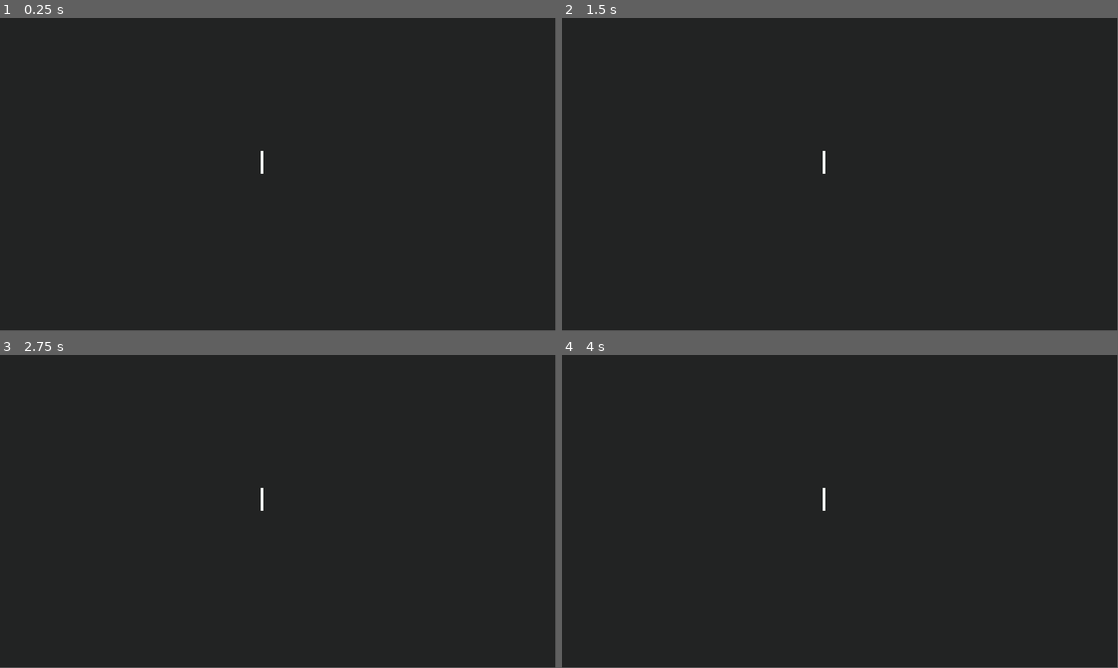
Above: before the commit, frames 1-4 (two rows, left to right).
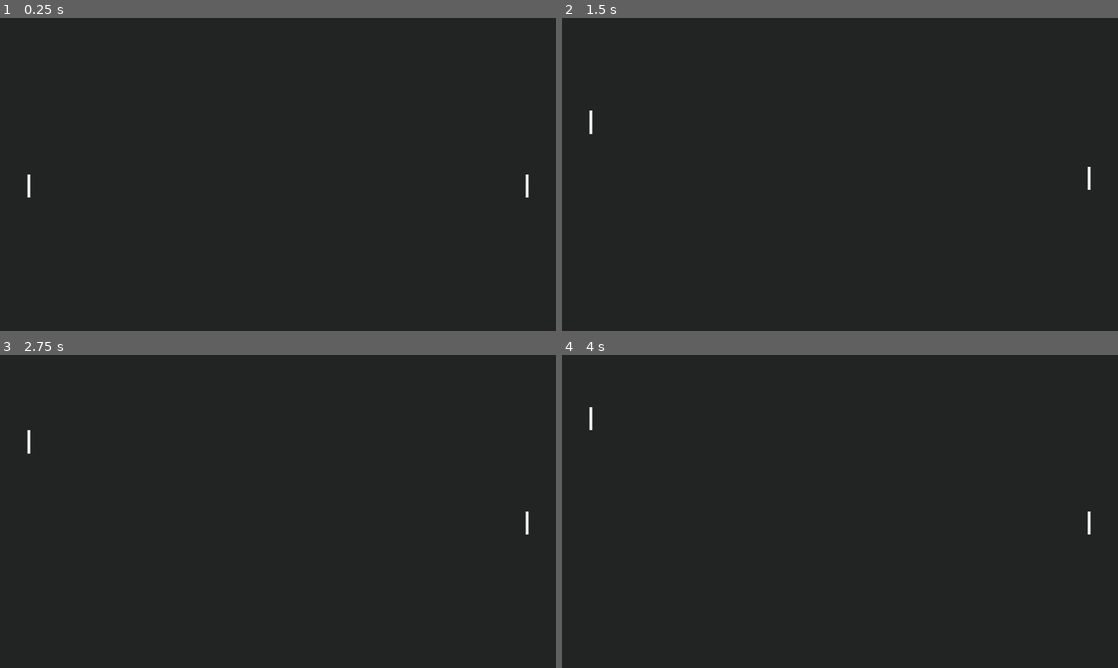
Above: after the commit, the same moments.

Repository: maxfieldev/pong-godot
Game: Godot game, scene res://scenes/main/main.tscn
Two runs of this game, one before a commit and one after it. Both use one fixed random seed, a clock stepped at 60 frames per second and the inputs below.
Inputs:
- Up to frame 1 (0.25 s): no input
- Up to frame 2 (1.5 s): tap Enter at 0.5 s; hold W (player1_up, bound only after the commit) 0.53-1.28 s; tap Down (player2_down, bound only after the commit) at 0.6 s; tap Up (player2_up, bound only after the commit) at 0.8, 1.35 s; hold S (player1_down, bound only after the commit) from 1.28 s (still down)
- Up to frame 3 (2.75 s): tap Down (player2_down, bound only after the commit) at 1.55, 2.1 s; release S (player1_down, bound only after the commit) at 2.03 s; hold W (player1_up, bound only after the commit) from 2.03 s (still down); tap Up (player2_up, bound only after the commit) at 2.3 s
- Up to frame 4 (4 s): tap Up (player2_up, bound only after the commit) at 2.85, 3.8 s; tap Down (player2_down, bound only after the commit) at 3.05, 3.6 s; release W (player1_up, bound only after the commit) at 3.53 s; hold S (player1_down, bound only after the commit) from 3.53 s (still down)
In our replay, the window is 799x449 before the commit and 800x450 after it. These sizes can differ from the game's own. Grey fills any space a smaller window leaves; there, only what the larger window draws over its background counts as a difference.

The runs differ from the first frame. In frame 1, 0.1% of the frame differs, in the area x 4-96%, y 42-58%; in frame 2, 0.1%, in the area x 4-96%, y 29-55%; in frame 3, 0.1%; in frame 4, 0.1%.

Commit message:
End of part 2

Diff:
--- a/project.godot
+++ b/project.godot
@@ -19,6 +19,30 @@
 
 window/size/viewport_width=1920
 window/size/viewport_height=1080
+window/stretch/mode="viewport"
+
+[input]
+
+player1_up={
+"deadzone": 0.5,
+"events": [Object(InputEventKey,"resource_local_to_scene":false,"resource_name":"","device":-1,"window_id":0,"alt_pressed":false,"shift_pressed":false,"ctrl_pressed":false,"meta_pressed":false,"pressed":false,"keycode":0,"physical_keycode":87,"key_label":0,"unicode":119,"location":0,"echo":false,"script":null)
+]
+}
+player1_down={
+"deadzone": 0.5,
+"events": [Object(InputEventKey,"resource_local_to_scene":false,"resource_name":"","device":-1,"window_id":0,"alt_pressed":false,"shift_pressed":false,"ctrl_pressed":false,"meta_pressed":false,"pressed":false,"keycode":0,"physical_keycode":83,"key_label":0,"unicode":115,"location":0,"echo":false,"script":null)
+]
+}
+player2_up={
+"deadzone": 0.5,
+"events": [Object(InputEventKey,"resource_local_to_scene":false,"resource_name":"","device":-1,"window_id":0,"alt_pressed":false,"shift_pressed":false,"ctrl_pressed":false,"meta_pressed":false,"pressed":false,"keycode":0,"physical_keycode":4194320,"key_label":0,"unicode":0,"location":0,"echo":false,"script":null)
+]
+}
+player2_down={
+"deadzone": 0.5,
+"events": [Object(InputEventKey,"resource_local_to_scene":false,"resource_name":"","device":-1,"window_id":0,"alt_pressed":false,"shift_pressed":false,"ctrl_pressed":false,"meta_pressed":false,"pressed":false,"keycode":0,"physical_keycode":4194322,"key_label":0,"unicode":0,"location":0,"echo":false,"script":null)
+]
+}
 
 [rendering]
 
--- /dev/null
+++ b/scenes/main/main.gd
@@ -0,0 +1,20 @@
+extends Node2D
+
+@onready var player1: Paddle = $Player1
+@onready var player2: Paddle = $Player2
+
+const PADDLE_SPACING_FROM_EDGE: float = 100
+
+# Called when the node enters the scene tree for the first time.
+func _ready() -> void:
+	var screen_size: Vector2 = get_viewport_rect().size
+	player1.position = Vector2(PADDLE_SPACING_FROM_EDGE, screen_size.y/2)
+	player2.position = Vector2(screen_size.x-PADDLE_SPACING_FROM_EDGE, screen_size.y/2)
+
+# Called every frame. 'delta' is the elapsed time since the previous frame.
+func _physics_process(delta: float) -> void:
+	var player1_dir: float = Input.get_axis("player1_up", "player1_down")
+	player1.update(player1_dir, delta)
+
+	var player2_dir: float = Input.get_axis("player2_up", "player2_down")
+	player2.update(player2_dir, delta)
--- a/scenes/main/main.tscn
+++ b/scenes/main/main.tscn
@@ -1,8 +1,13 @@
-[gd_scene load_steps=2 format=3 uid="uid://bb00c35sariat"]
+[gd_scene load_steps=3 format=3 uid="uid://bb00c35sariat"]
 
+[ext_resource type="Script" path="res://scenes/main/main.gd" id="1_i0yns"]
 [ext_resource type="PackedScene" uid="uid://cd1ceww8u414g" path="res://scenes/paddle/paddle.tscn" id="1_s8jpt"]
 
 [node name="Main" type="Node2D"]
+script = ExtResource("1_i0yns")
 
-[node name="Paddle" parent="." instance=ExtResource("1_s8jpt")]
+[node name="Player1" parent="." instance=ExtResource("1_s8jpt")]
 position = Vector2(906, 460)
+
+[node name="Player2" parent="." instance=ExtResource("1_s8jpt")]
+position = Vector2(1150, 457)
--- a/scenes/paddle/paddle.gd
+++ b/scenes/paddle/paddle.gd
@@ -1,14 +1,20 @@
 extends Area2D
+class_name Paddle
 
 const HEIGHT: int = 80
 const WIDTH: int = 10
 const PADDLE_COLLISION_BUFFER: int = 3
+# One-bit monitor glow palette white color
+const PADDLE_COLOR: Color = Color(0.94, 0.96, 0.94, 1.0)
+const SPEED: float = 400
 
+var screen_size: Vector2
 
 # Called when the node enters the scene tree for the first time.
 func _ready() -> void:
 	_configureLine2D()
 	_configureCollisionShape2D()
+	screen_size = get_viewport_rect().size
 
 func _configureLine2D() -> void:
 	var line2D: Line2D = $Line2D
@@ -16,8 +22,7 @@
 	line2D.add_point(Vector2.ZERO)
 	line2D.add_point(Vector2(0, HEIGHT))
 	line2D.width = WIDTH
-	# One-bit monitor glow palette white color
-	line2D.default_color = Color(0.94, 0.96, 0.94, 1.0)
+	line2D.default_color = PADDLE_COLOR
 
 func _configureCollisionShape2D() -> void:
 	var collisionShape2D: CollisionShape2D = $CollisionShape2D
@@ -26,6 +31,6 @@
 	collisionShape2D.shape = shape
 	collisionShape2D.position = Vector2(0, HEIGHT/2)
 
-# Called every frame. 'delta' is the elapsed time since the previous frame.
-func _process(delta: float) -> void:
-	pass
+func update(direction: float, delta: float) -> void:
+	position.y += direction * SPEED * delta
+	position = position.clamp(Vector2.ZERO, Vector2(screen_size.x, screen_size.y-HEIGHT))
